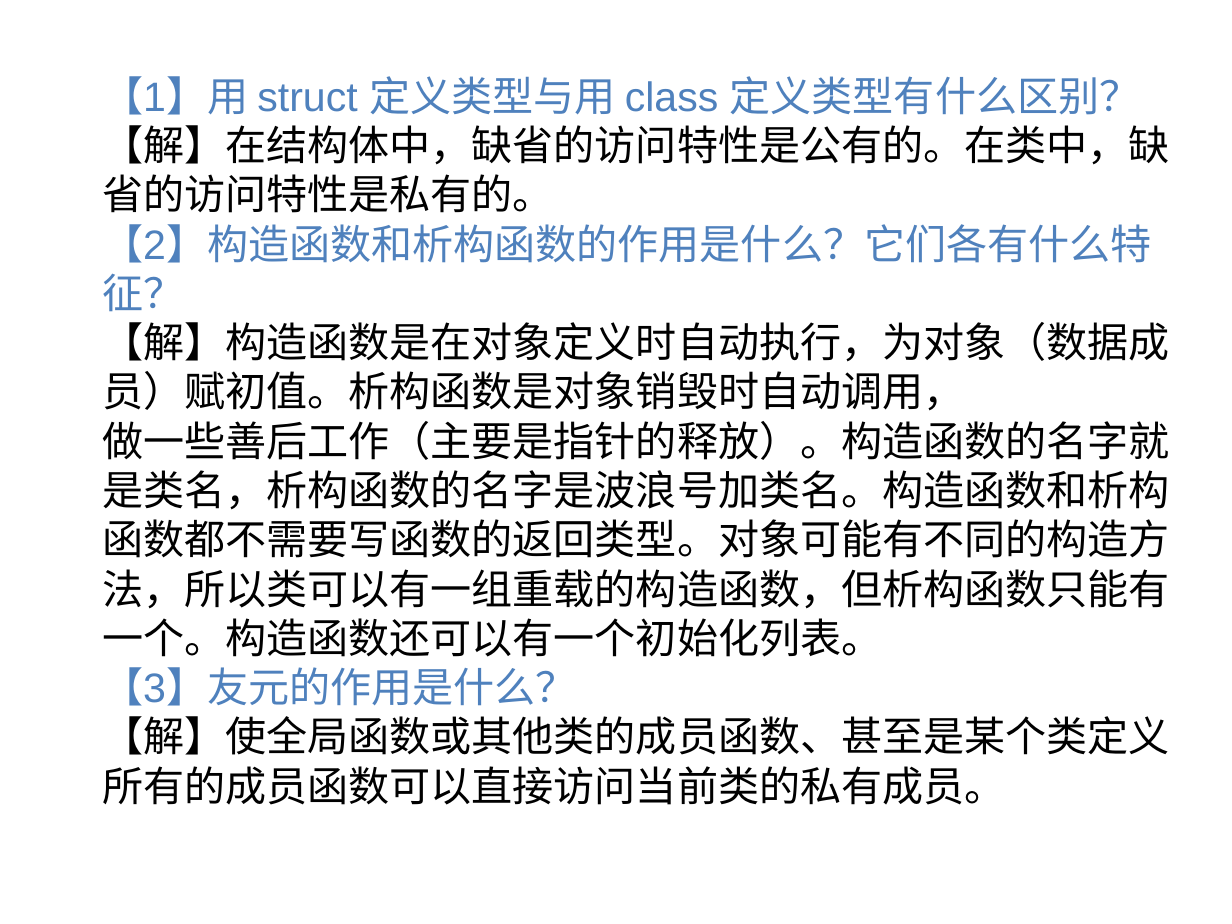
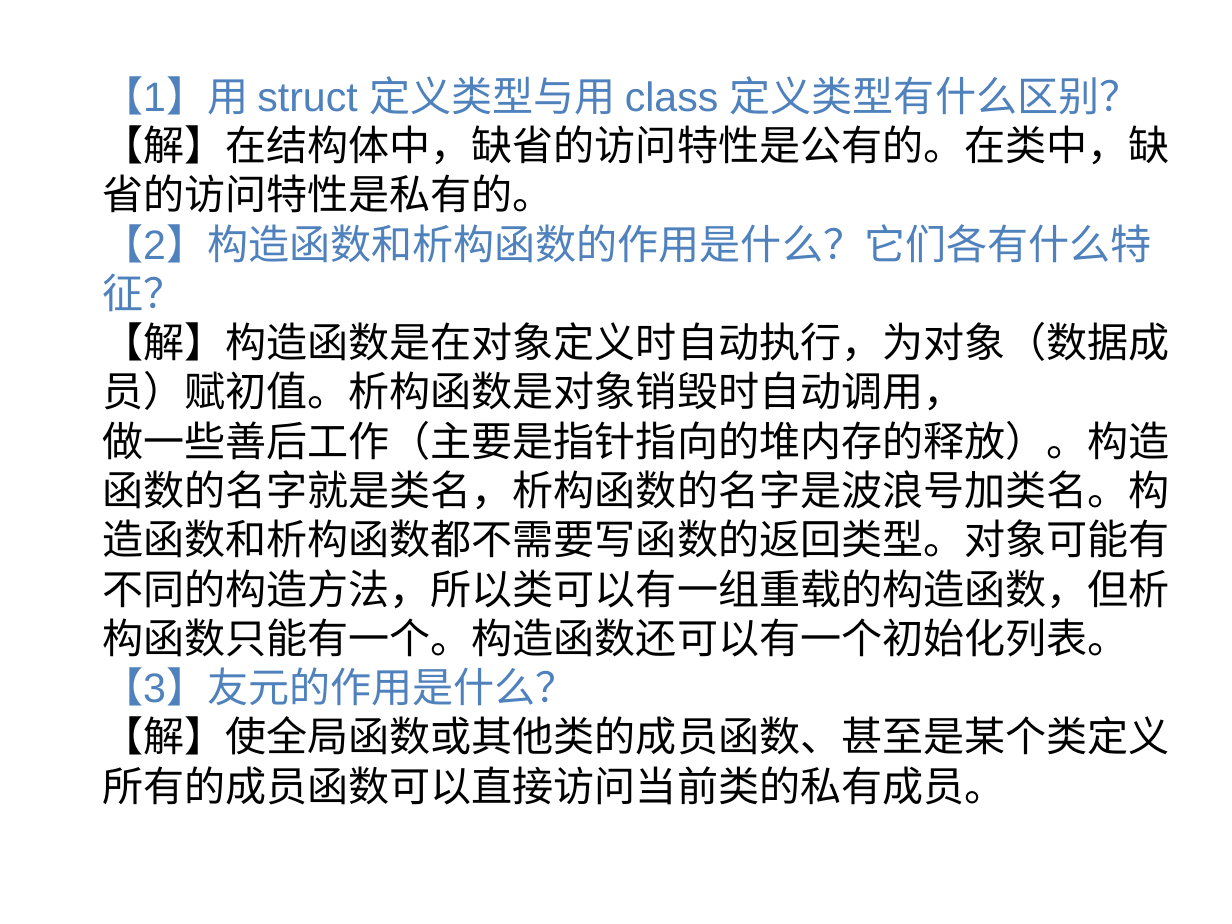
Before and after one commit to wwuhn/wwuhn.github.io, a slide deck: slide 112 of bookspcClassic/C++程序设计翁惠玉/10创建功能更强的类型.ppt. Drawn at 1232x924 pixels with LibreOffice and Linux fonts; fonts in the diff are those of the drawing. Boxes give left, top, right and bottom in pixels: in the first picture for what was removed or moved away, otherwise in the second. Text is boxed around its words. In the diff, an @@ line names an element or a change of style, - is before the commit and + after.

```diff
--- a/bookspcClassic/C++程序设计翁惠玉/10创建功能更强的类型.ppt
+++ b/bookspcClassic/C++程序设计翁惠玉/10创建功能更强的类型.ppt
@@ text at bbox=[102, 421, 1170, 657]: text changed @@
-做一些善后工作（主要是指针的释放）。构造函数的名字就是类名，析构函数的名字是波浪号加类名。构造函数和析构函数都不需要写函数的返回类型。对象可能有不同的构造方法，所以类可以有一组重载的构造函数，但析构函数只能有一个。构造函数还可以有一个初始化列表。
+做一些善后工作（主要是指针指向的堆内存的释放）。构造函数的名字就是类名，析构函数的名字是波浪号加类名。构造函数和析构函数都不需要写函数的返回类型。对象可能有不同的构造方法，所以类可以有一组重载的构造函数，但析构函数只能有一个。构造函数还可以有一个初始化列表。
```
Also in this commit, not shown: 47 other slides changed, 10 other files.
